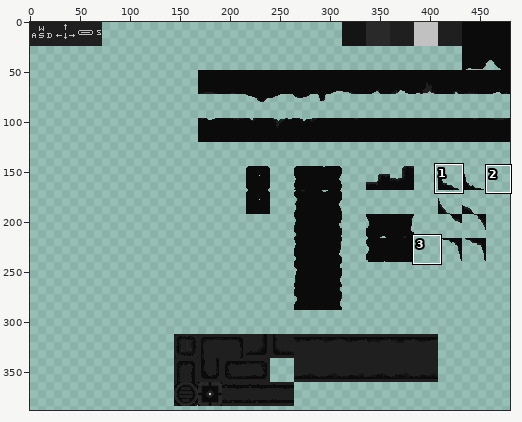
Two states of a sprite sheet, Assets/sprites/TILES/tiles.png. Above: a wide view before the commit, with the close-up outlined.
Close-up. Before:
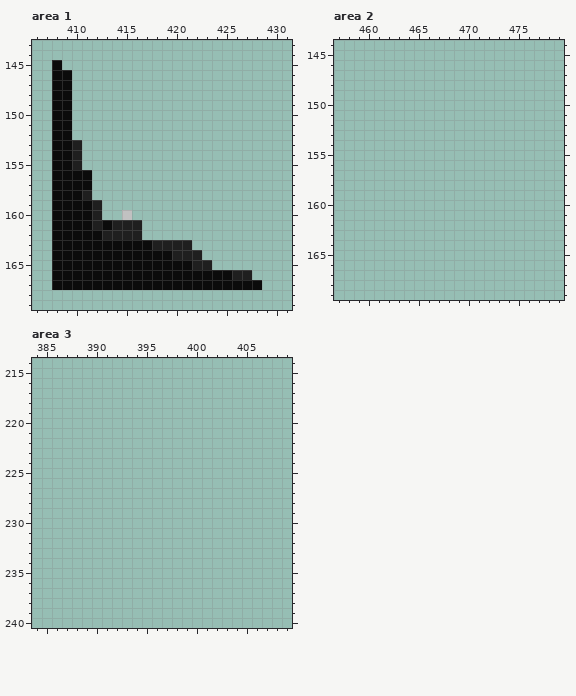
The file is 480x480 pixels. Colours within 5 levels of each other are drawn and written as one. Shown: area 1: x 406..431, y 143..169; area 2: x 457..479, y 144..169; area 3: x 384..409, y 214..240. The wide view leaves out empty margins. The commit also changed other parts of the picture, which this record leaves out.
After the commit:
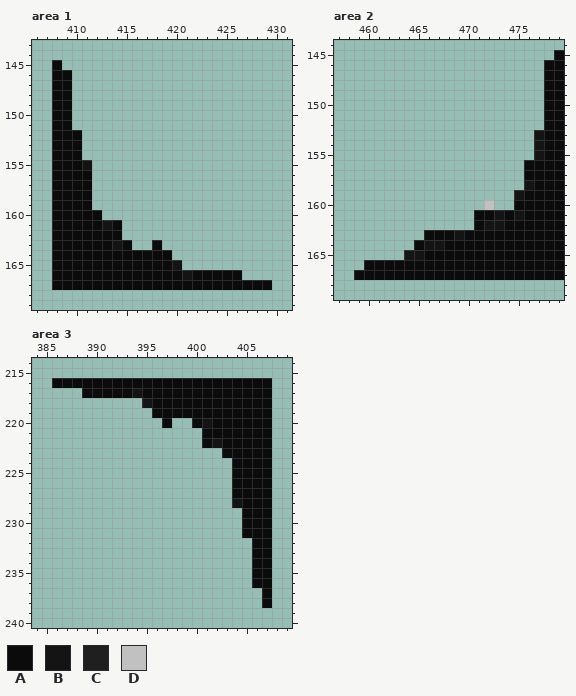
Palette (. is transparent): A #0b0b0b  B #141414  C #1f1f1f  D #c1c1c1
Difference:
Changed rows in their new state; - is an unchanged pixel.
Area 1:
first column x 410:
152 A-------------------
153 A-------------------
154 A-------------------
155 AB------------------
158 -A------------------
159 --.-----------------
160 --A--.--------------
161 --ABA..-------------
162 ---AA..-------------
163 ----B-..A...--------
164 ----------...-------
165 ----------B...------
166 -----------B----A.--
167 -------------------A
Area 2:
first column x 459:
145 --------------------A
146 -------------------AA
147 -------------------AA
148 -------------------AA
149 -------------------AA
150 -------------------AA
151 -------------------AA
152 -------------------AA
153 ------------------BAA
154 ------------------BAA
155 ------------------BAA
156 -----------------AAAA
157 -----------------AAAA
158 -----------------BAAA
159 ----------------BAAAA
160 -------------D--AAAAA
161 ------------AABABAAAA
162 ------------ABBAAAAAA
163 -------AAABAAAAAAAAAA
164 ------ABBAAAAAAAAAAAA
165 -----BBAAAAAAAAAAAAAA
166 -AAAAAAAAAAAAAAAAAAAA
167 AAAAAAAAAAAAAAAAAAAAA
Area 3:
first column x 386:
216 AAAAAAAAAAAAAAAAAAAAAA
217 ---AAAAABAAAAAAAAAAAAA
218 ---------BAAAAAAAAAAAA
219 ----------AAAAAAAAAAAA
220 -----------A--ABAAAAAA
221 ---------------AAAAAAA
222 ---------------ABAAAAA
223 -----------------AAAAA
224 ------------------AAAA
225 ------------------AAAA
226 ------------------AAAA
227 ------------------AAAA
228 ------------------BAAA
229 -------------------AAA
230 -------------------AAA
231 -------------------AAA
232 --------------------AA
233 --------------------AA
234 --------------------AA
235 --------------------AA
236 --------------------AA
237 ---------------------A
238 ---------------------A
Where, in picture pixels (left, top, right, bottom), the same in both close-ups:
changed: (72, 130, 272, 290)
added: (354, 50, 564, 280)
added: (52, 378, 272, 608)
